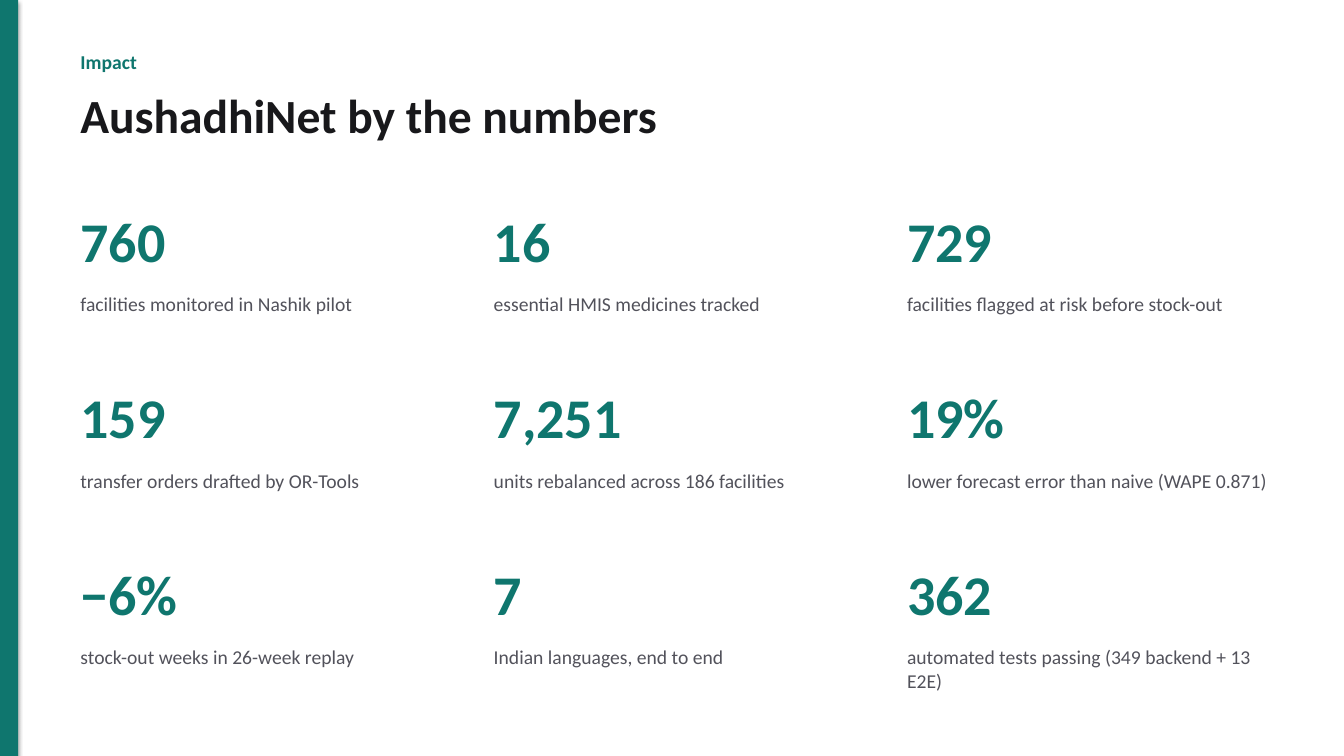
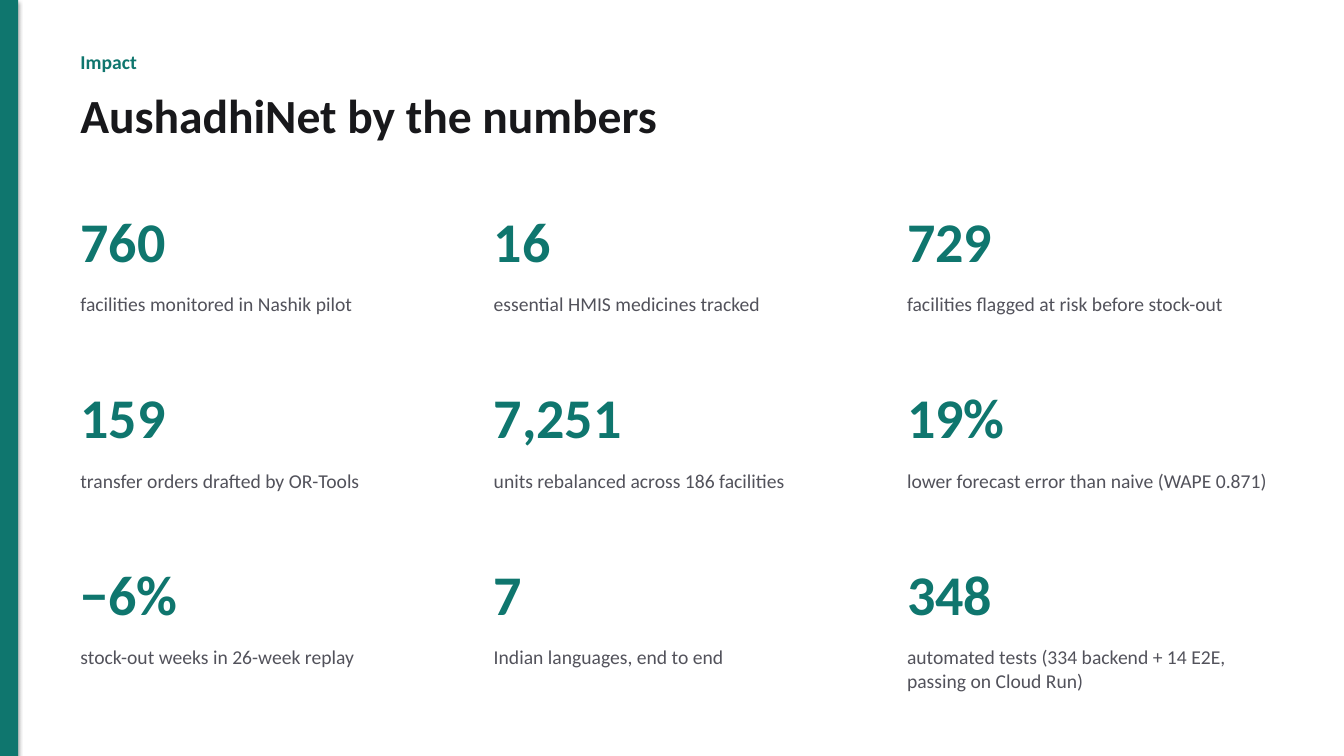
Before and after one commit to akshat333-debug/AushadhiNet, a slide deck: slide 9 of docs/pitch/AushadhiNet-pitch.pptx. Drawn at 1344x756 pixels with LibreOffice and Linux fonts; fonts in the diff are those of the drawing. Boxes give left, top, right and bottom in pixels: in the first picture for what was removed or moved away, otherwise in the second. Text is boxed around its words. In the diff, an @@ line names an element or a change of style, - is before the commit and + after.

```diff
--- a/docs/pitch/AushadhiNet-pitch.pptx
+++ b/docs/pitch/AushadhiNet-pitch.pptx
@@ text at (907, 576, 992, 616): text changed @@
-362
+348
@@ text at (907, 650, 1225, 692): text changed @@
-automated tests passing (349 backend + 13 E2E)
+automated tests (334 backend + 14 E2E, passing on Cloud Run)
```
Also in this commit, not shown: 5 other slides changed, 3 other files.
